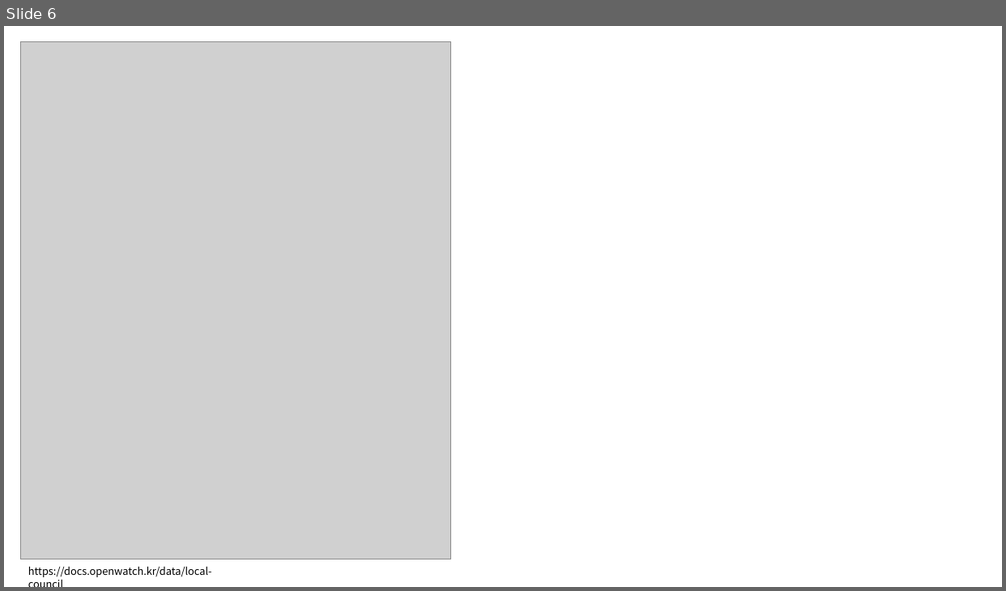
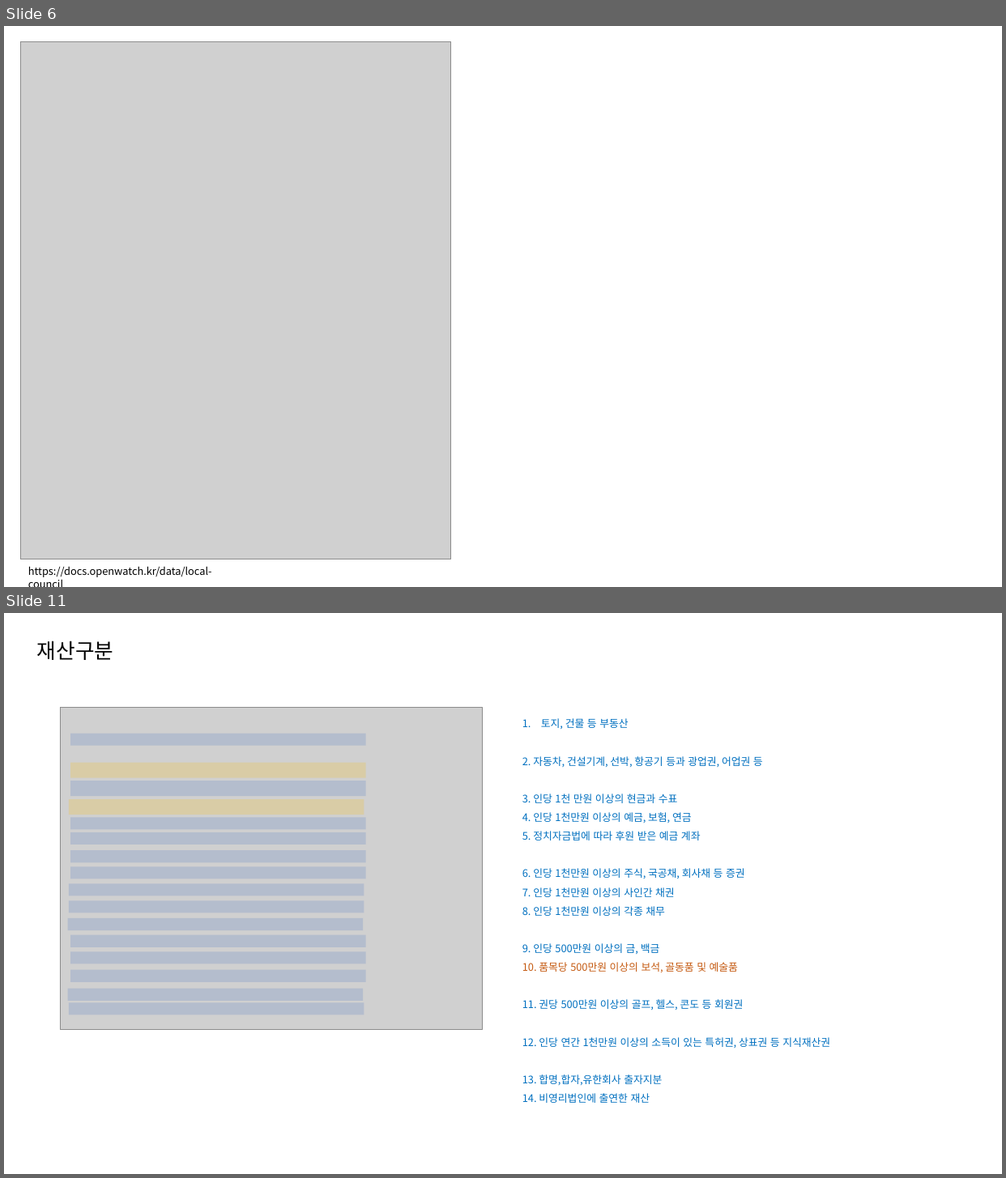
Before and after one commit to wordnbeing/sessac_visualproject, a slide deck: opwatch_visual_prj.pptx. Shown one above the other, each under a label of ours: slide 6 before the commit, slides 6 and 11 after it; the slides between them are not shown. The pictures are 1006x591 and 1006x1178 pixels, drawn with LibreOffice and Linux fonts; fonts in the diff are those of the drawing; grey boxes stand for pictures. Boxes give left, top, right and bottom in pixels: in the first picture for what was removed or moved away, otherwise in the second. Text is boxed around its words. In the diff, an @@ line names an element or a change of style, - is before the commit and + after.

```diff
--- a/opwatch_visual_prj.pptx
+++ b/opwatch_visual_prj.pptx
@@ slide 11 added at box(4, 613, 1002, 1174), background #FFFFFF @@
@@ text added at box(37, 641, 114, 660), 20 pt, text #000000 @@
+재산구분
@@ picture added at box(60, 707, 483, 1029) @@
@@ rectangle added at box(70, 734, 365, 746), fill #4472C4 at 20% opacity @@
@@ text added at box(522, 718, 830, 1103), 10 pt, text #0070C0 @@
+1. 토지, 건물 등 부동산
+2. 자동차, 건설기계, 선박, 항공기 등과 광업권, 어업권 등
+3. 인당 1천 만원 이상의 현금과 수표
+4. 인당 1천만원 이상의 예금, 보험, 연금
+5. 정치자금법에 따라 후원 받은 예금 계좌
+6. 인당 1천만원 이상의 주식, 국공채, 회사채 등 증권
+7. 인당 1천만원 이상의 사인간 채권
+8. 인당 1천만원 이상의 각종 채무
+9. 인당 500만원 이상의 금, 백금
+10. 품목당 500만원 이상의 보석, 골동품 및 예술품
+11. 권당 500만원 이상의 골프, 헬스, 콘도 등 회원권
+12. 인당 연간 1천만원 이상의 소득이 있는 특허권, 상표권 등 지식재산권
+13. 합명,합자,유한회사 출자지분
+14. 비영리법인에 출연한 재산
@@ rectangle added at box(70, 781, 365, 796), fill #4472C4 at 20% opacity @@
@@ rectangle added at box(70, 763, 365, 778), fill #FFC000 at 20% opacity @@
@@ rectangle added at box(69, 799, 364, 815), fill #FFC000 at 20% opacity @@
@@ rectangle added at box(70, 817, 365, 829), fill #4472C4 at 20% opacity @@
@@ rectangle added at box(70, 833, 365, 845), fill #4472C4 at 20% opacity @@
@@ rectangle added at box(70, 850, 365, 862), fill #4472C4 at 20% opacity @@
@@ rectangle added at box(70, 867, 365, 879), fill #4472C4 at 20% opacity @@
@@ rectangle added at box(69, 901, 364, 914), fill #4472C4 at 20% opacity @@
@@ rectangle added at box(69, 884, 364, 896), fill #4472C4 at 20% opacity @@
@@ rectangle added at box(68, 918, 363, 931), fill #4472C4 at 20% opacity @@
@@ rectangle added at box(70, 952, 365, 964), fill #4472C4 at 20% opacity @@
@@ rectangle added at box(70, 935, 365, 947), fill #4472C4 at 20% opacity @@
@@ rectangle added at box(70, 970, 365, 982), fill #4472C4 at 20% opacity @@
@@ rectangle added at box(68, 989, 363, 1001), fill #4472C4 at 20% opacity @@
@@ rectangle added at box(69, 1003, 364, 1015), fill #4472C4 at 20% opacity @@
```
Also in this commit, not shown: 9 other slides added, 3 other files.
